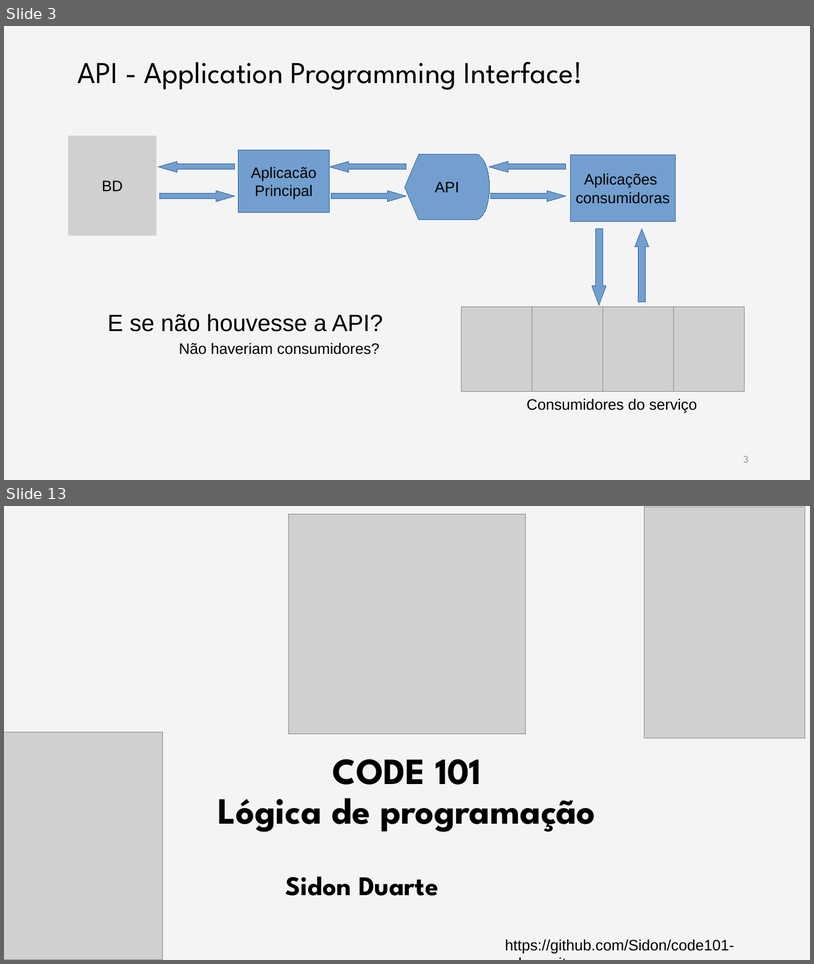
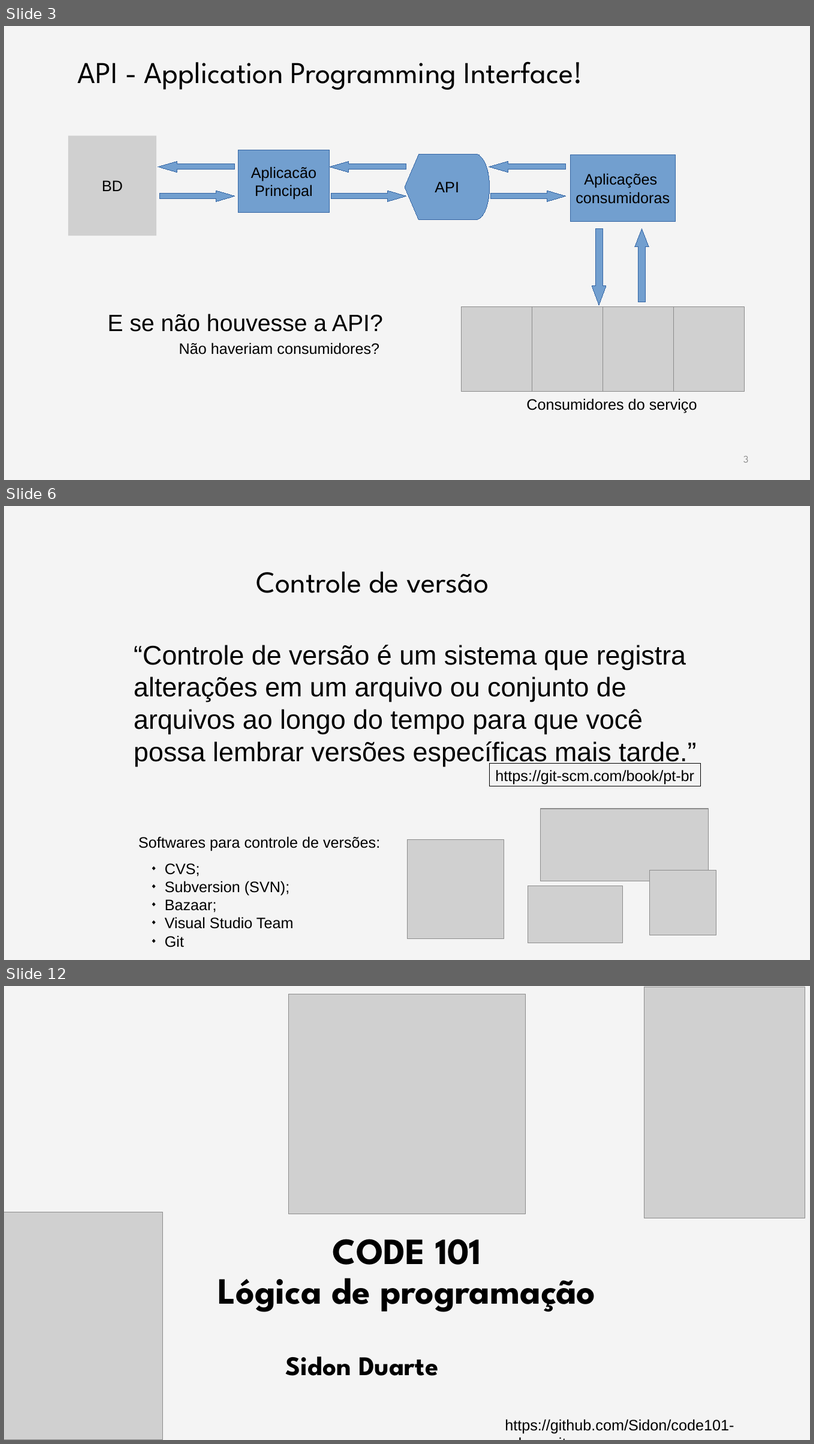
Before and after one commit to rodrisg/code101-edevo, a slide deck: aula3/aula3.odp. Shown one above the other, each under a label of ours: slides 3 and 13 before the commit, slides 3, 6 and 12 after it; the slides between them are not shown. The pictures are 814x964 and 814x1444 pixels, drawn with LibreOffice and Linux fonts; fonts in the diff are those of the drawing; grey boxes stand for pictures; background and template pictures are left out. Boxes give left, top, right and bottom in pixels: in the first picture for what was removed or moved away, otherwise in the second. Text is boxed around its words. In the diff, an @@ line names an element or a change of style, - is before the commit and + after.

```diff
--- a/aula3/aula3.odp
+++ b/aula3/aula3.odp
@@ slide 6 added at (4, 506, 810, 960), background #FFFFFF; not listed: 1 template element that a slide beside it also shows @@
@@ title added at (257, 571, 489, 593), 36 pt, text #000000 @@
+Controle de versão
@@ text added at (134, 645, 696, 766), 32 pt, text #000000 @@
+“Controle de versão é um sistema que registra alterações em um arquivo ou conjunto de arquivos ao longo do tempo para que você possa lembrar versões específicas mais tarde.”
@@ rectangle added at (490, 763, 701, 786), outline #000000 0 pt, 18 pt, text #000000 @@
+https://git-scm.com/book/pt-br
@@ picture added at (541, 808, 709, 880) @@
@@ text added at (138, 836, 380, 851), 18 pt, text #000000 @@
+Softwares para controle de versões:
@@ picture added at (408, 840, 504, 939) @@
@@ text added at (165, 863, 294, 947), 18 pt, text #000000 @@
+◆ CVS;
+◆ Subversion (SVN);
+◆ Bazaar;
+◆ Visual Studio Team
+◆ Git
@@ picture added at (650, 870, 717, 935) @@
@@ picture added at (528, 886, 623, 943) @@
@@ what was slide 13 is now slide 12 @@
```
Also in this commit, not shown: 3 slides changed, 6 other slides added, 8 slides removed, 3 other files.
